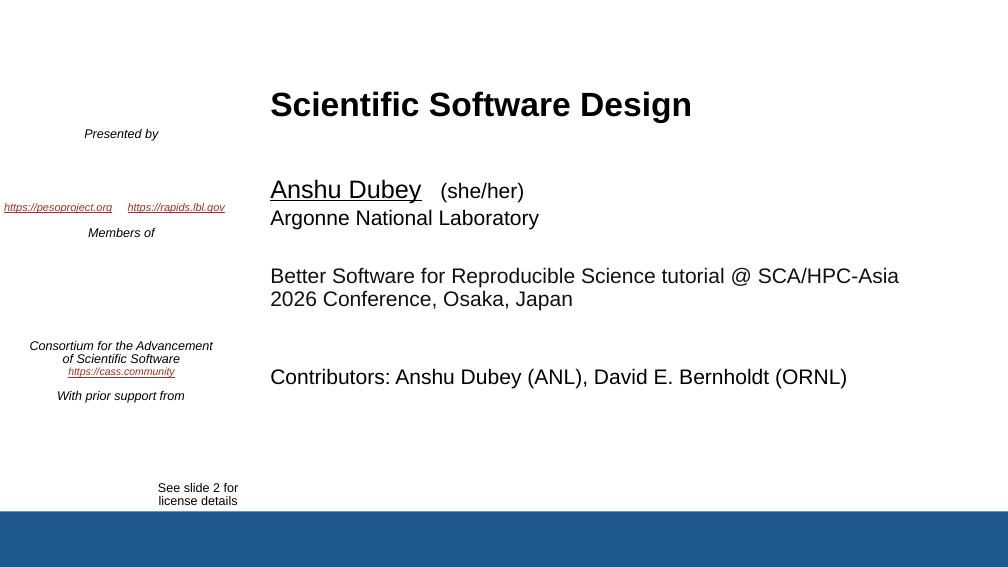
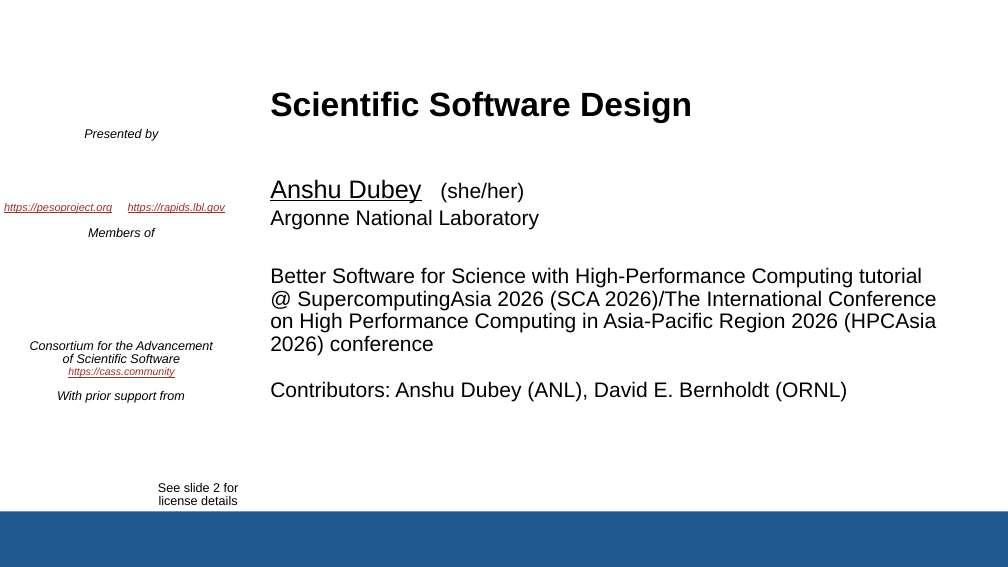
Before and after one commit to bssw-tutorial/presentations, a slide deck: slide 1 of design.pptx. Drawn at 1008x567 pixels with LibreOffice and Linux fonts; fonts in the diff are those of the drawing; background and template pictures are left out. Boxes give left, top, right and bottom in pixels: in the first picture for what was removed or moved away, otherwise in the second. Text is boxed around its words. In the diff, an @@ line names an element or a change of style, - is before the commit and + after.

```diff
--- a/design.pptx
+++ b/design.pptx
@@ text at <box>270,267,937,355</box>: text changed; text colour #111111 to #000000 @@
-Better Software for Reproducible Science tutorial @ SCA/HPC-Asia 2026 Conference, Osaka, Japan
+Better Software for Science with High-Performance Computing tutorial @ SupercomputingAsia 2026 (SCA 2026)/The International Conference on High Performance Computing in Asia-Pacific Region 2026 (HPCAsia 2026) conference
@@ text "Contributors: Anshu Dubey (ANL), David ...": place and size @@
-text "Contributors: Anshu Dubey (ANL), David ..." at <box>270,368,847,389</box>
+text "Contributors: Anshu Dubey (ANL), David ..." at <box>270,381,847,402</box>
```
Also in this commit, not shown: 2 other slides changed, 6 other files.
